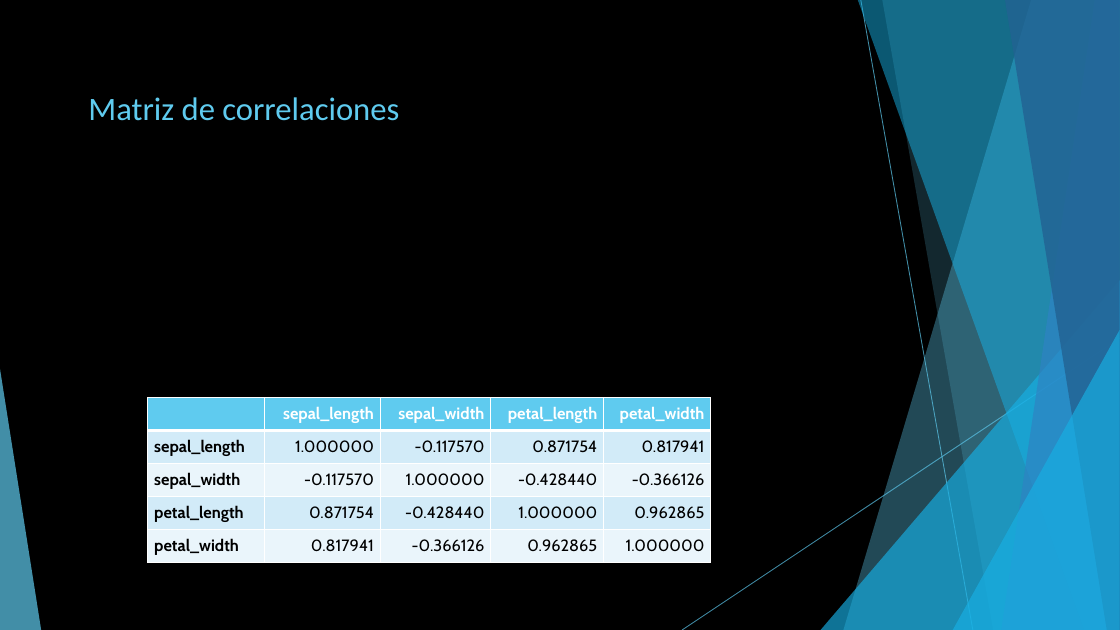
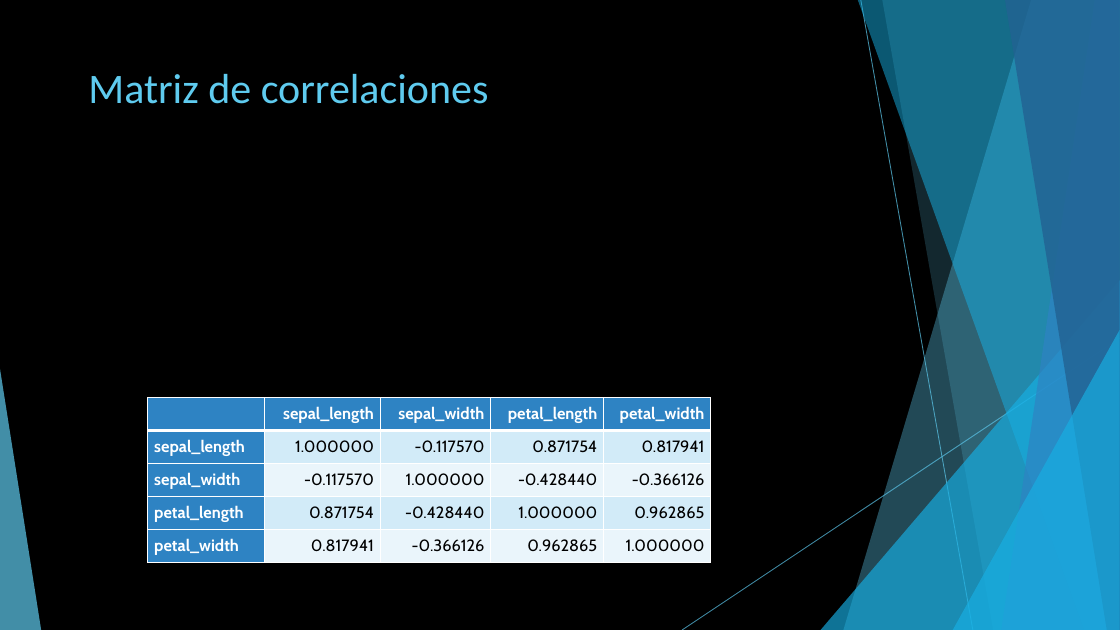
Before and after one commit to joanby/curso-estadistica-multivariante, a slide deck: slide 4 of Seccion 1 Introducción al espacio multivariante/Diapositivas/1.7 Matriz de correlaciones.pptx. Drawn at 1120x630 pixels with LibreOffice and Linux fonts; fonts in the diff are those of the drawing; grey boxes stand for pictures. Boxes give left, top, right and bottom in pixels: in the first picture for what was removed or moved away, otherwise in the second. Text is boxed around its words. In the diff, an @@ line names an element or a change of style, - is before the commit and + after.

```diff
--- a/Seccion 1 Introducción al espacio multivariante/Diapositivas/1.7 Matriz de correlaciones.pptx
+++ b/Seccion 1 Introducción al espacio multivariante/Diapositivas/1.7 Matriz de correlaciones.pptx
@@ title "Matriz de correlaciones": place and size @@
-title "Matriz de correlaciones" at [88, 97, 399, 121]
+title "Matriz de correlaciones" at [88, 74, 489, 104]
@@ title "Matriz de correlaciones" at [88, 74, 489, 104]: size 28 to 36 pt @@
@@ table at [148, 397, 711, 563] @@
@@ fill #5FCBEF to #2E83C3 in row 1 @@
@@ fill #D2ECF9 to #2E83C3 in 2 cells @@
@@ fill #EAF6FC to #2E83C3 in 2 cells @@
@@ text colour #000000 to #FFFFFF in "sepal_length", "sepal_width", "petal_length", "petal_width" @@
```
Also in this commit, not shown: 1 other slide changed, 5 other files.
